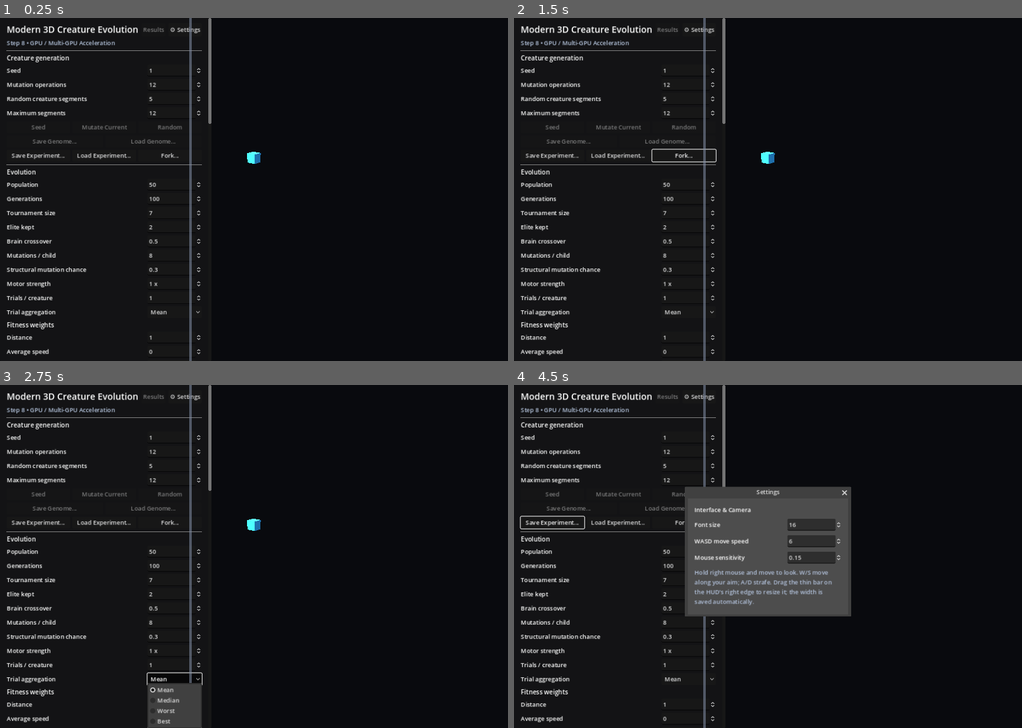
Above: before the commit, frames 1-4 (two rows, left to right).
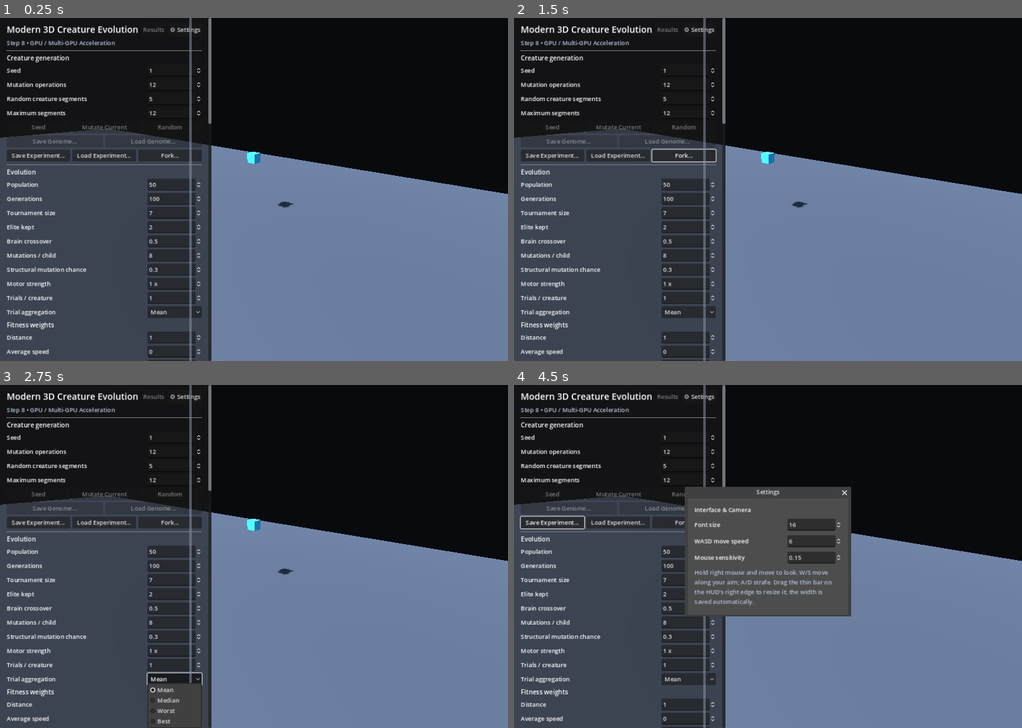
Above: after the commit, the same moments.

Repository: Quest79/Modern-3D-Creature-Evolution
Game: Godot game, scene res://main.tscn
Two runs of this game, one before a commit and one after it. Both use one fixed random seed, a clock stepped at 60 frames per second and the inputs below.
Inputs:
- Up to frame 1 (0.25 s): no input
- Up to frame 2 (1.5 s): click "Fork..." at 0.5 s; click "OK" at 1.25 s
- Up to frame 3 (2.75 s): click "Mean" at 2 s
- Up to frame 4 (4.5 s): click "⚙ Settings" at 2.75 s; click "Save Experiment..." at 3.5 s; click "OK" at 4.25 s

The runs differ from the first frame. In frame 1, 56% of the frame differs, in the area x 0-100%, y 32-100%; in frame 2, 55%; in frame 3, 55%; in frame 4, 47%.

Commit message:
Fix missing floor and HUD resize handle placement

Diff:
--- a/apps/godot/main.gd
+++ b/apps/godot/main.gd
@@ -345,6 +345,10 @@
     _probe_mesh.material_override = probe_material
     add_child(_probe_mesh)
 
+    # Always show a ground plane immediately. The Rust backend replaces this
+    # fallback with authoritative world geometry as soon as it is available.
+    _build_world_fallback(_world_config_dictionary())
+
     _camera = Camera3D.new()
     _camera.position = Vector3(9.2, 5.8, 9.2)
     add_child(_camera)
@@ -2363,11 +2367,16 @@
 
 
 func _render_world_config(world_config: Dictionary) -> void:
+    var world_json := JSON.stringify(world_config)
+    if world_json == _rendered_world_json and not _world_meshes.is_empty():
+        return
+
+    # Never leave the viewer as an empty void if the backend is missing,
+    # starting, or returns invalid geometry.
+    if _world_meshes.is_empty():
+        _build_world_fallback(world_config)
+
     if not _backend_exists():
-        return
-
-    var world_json := JSON.stringify(world_config)
-    if world_json == _rendered_world_json:
         return
 
     var output: Array = []
@@ -2389,8 +2398,36 @@
     if typeof(parsed) != TYPE_DICTIONARY:
         return
 
-    _build_world_from_geometry(parsed.get("geometry", []))
+    var geometry_value = parsed.get("geometry", [])
+    if typeof(geometry_value) != TYPE_ARRAY or geometry_value.is_empty():
+        return
+
+    _build_world_from_geometry(geometry_value)
     _rendered_world_json = world_json
+
+
+func _build_world_fallback(world_config: Dictionary) -> void:
+    var half_value = world_config.get("ground_half_extents", [50.0, 0.1, 12.0])
+    var half := [50.0, 0.1, 12.0]
+    if typeof(half_value) == TYPE_ARRAY and half_value.size() >= 3:
+        half = [
+            float(half_value[0]),
+            float(half_value[1]),
+            float(half_value[2]),
+        ]
+
+    var angle := 0.0
+    if str(world_config.get("terrain", "flat")) == "slope":
+        angle = deg_to_rad(float(world_config.get("slope_degrees", 0.0)))
+
+    _build_world_from_geometry([
+        {
+            "kind": "ground",
+            "center": [0.0, -float(half[1]), 0.0],
+            "half_extents": half,
+            "rotation_radians": [0.0, 0.0, angle],
+        }
+    ])
 
 
 func _build_world_from_geometry(geometry_value) -> void:
@@ -2442,7 +2479,8 @@
             "pit_floor":
                 material.albedo_color = Color(0.10, 0.12, 0.15)
             _:
-                material.albedo_color = Color(0.15, 0.18, 0.22)
+                # Ground needs clear contrast from the near-black sky/background.
+                material.albedo_color = Color(0.24, 0.28, 0.34)
         material.roughness = 0.8
         instance.material_override = material
         add_child(instance)
@@ -2689,11 +2727,18 @@
         MIN_HUD_WIDTH,
         minf(MAX_HUD_WIDTH, viewport_size.x - 240.0)
     )
-    _visible_hud_width = clampf(_hud_width, MIN_HUD_WIDTH, max_for_window)
+    var requested_width := clampf(_hud_width, MIN_HUD_WIDTH, max_for_window)
 
     if is_instance_valid(_hud_panel):
+        # Container children can force the panel wider than the requested size.
+        # Use that real minimum so the resize handle stays on the actual edge.
+        var content_min_width := _hud_panel.get_combined_minimum_size().x
+        _visible_hud_width = maxf(requested_width, content_min_width)
         _hud_panel.position = Vector2.ZERO
         _hud_panel.size = Vector2(_visible_hud_width, viewport_size.y)
+        _visible_hud_width = _hud_panel.size.x
+    else:
+        _visible_hud_width = requested_width
 
     if is_instance_valid(_hud_resize_handle):
         _hud_resize_handle.position = Vector2(
